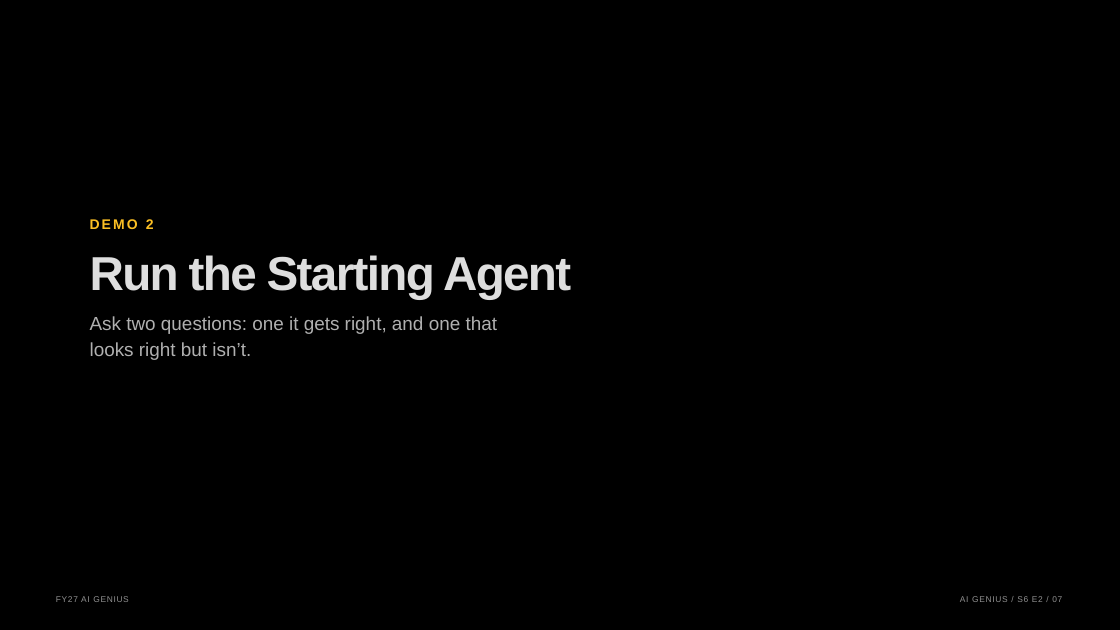
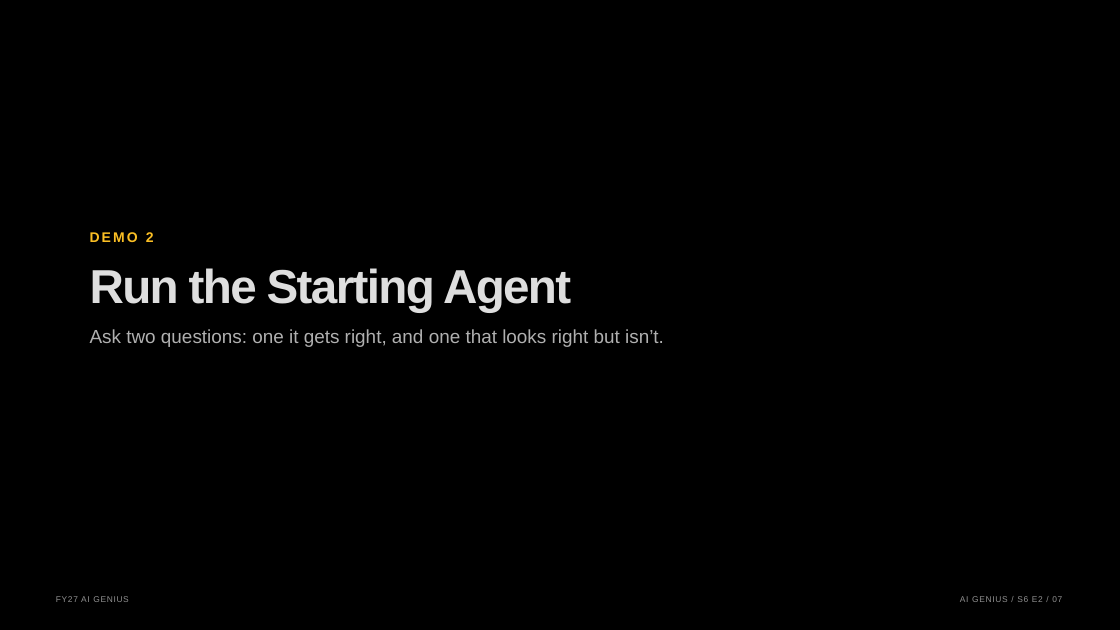
Before and after one commit to graemefoster/FoundryEvalsAndObservability, a slide deck: slide 7 of presentation/presentation.pptx. Drawn at 1120x630 pixels with LibreOffice and Linux fonts; fonts in the diff are those of the drawing; background and template pictures are left out. Boxes give left, top, right and bottom in pixels: in the first picture for what was removed or moved away, otherwise in the second. Text is boxed around its words. In the diff, an @@ line names an element or a change of style, - is before the commit and + after.

```diff
--- a/presentation/presentation.pptx
+++ b/presentation/presentation.pptx
@@ text "DEMO 2": place and size @@
-text "DEMO 2" at (90, 219, 154, 229)
+text "DEMO 2" at (90, 232, 154, 242)
@@ text "Run the Starting Agent": place and size @@
-text "Run the Starting Agent" at (90, 255, 571, 299)
+text "Run the Starting Agent" at (90, 268, 571, 312)
@@ text at (90, 329, 664, 347): text changed @@
-Ask two questions: one it gets right, and one that
+Ask two questions: one it gets right, and one that looks right but isn’t.
@@ text removed at (90, 342, 251, 360) @@
-looks right but isn’t.
```
Also in this commit, not shown: 16 other slides changed, 8 slides added, 2 slides removed, 36 other files.
